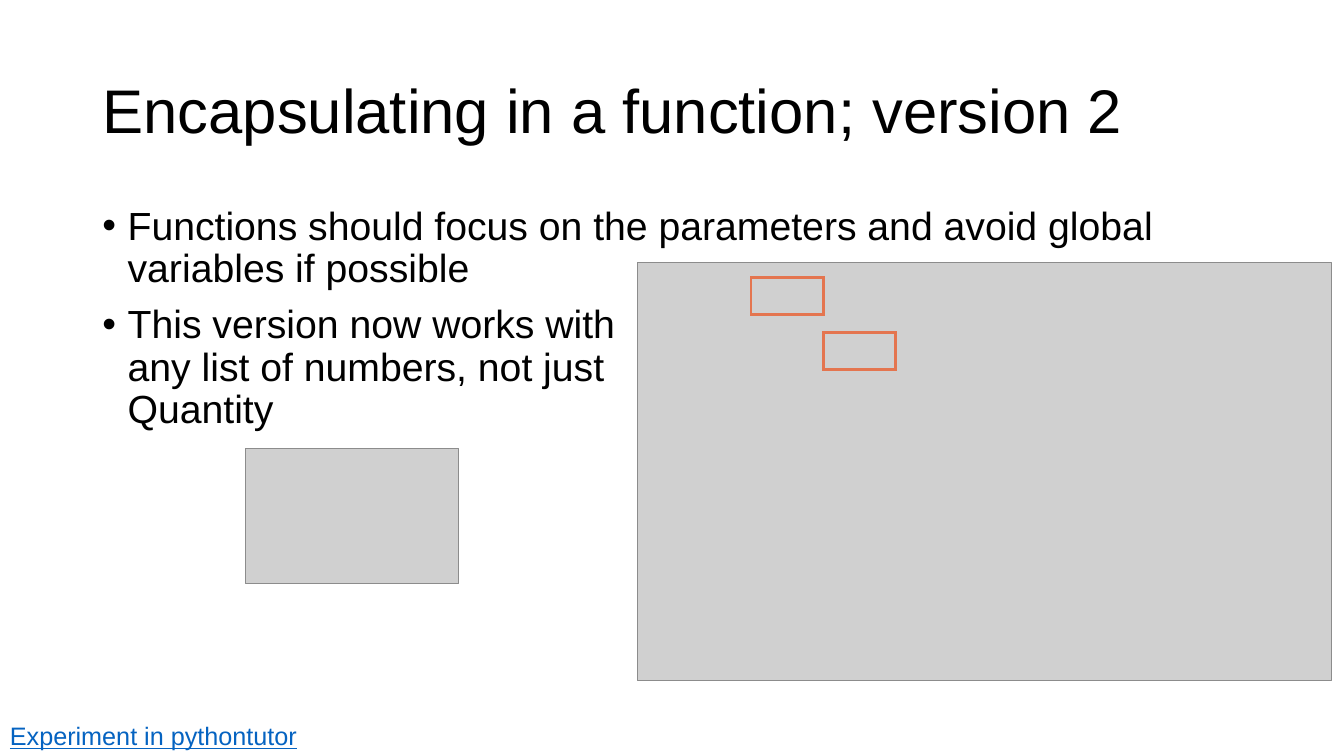
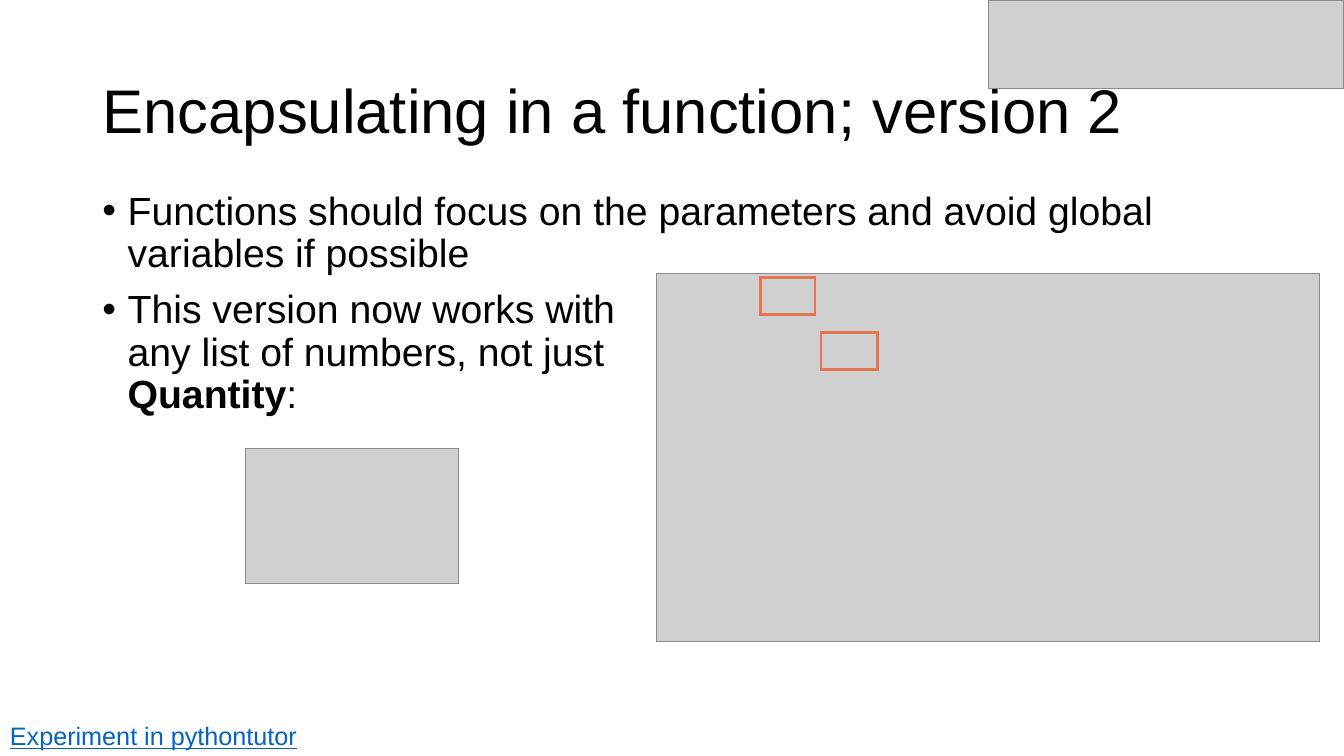
Before and after one commit to parrt/msds501, a slide deck: slide 17 of slides/functions.pptx (slide 15 before the commit). Drawn at 1344x756 pixels with LibreOffice and Linux fonts; fonts in the diff are those of the drawing; grey boxes stand for pictures; background and template pictures are left out. Boxes give left, top, right and bottom in pixels: in the first picture for what was removed or moved away, otherwise in the second. Text is boxed around its words. In the diff, an @@ line names an element or a change of style, - is before the commit and + after.

```diff
--- a/slides/functions.pptx
+++ b/slides/functions.pptx
@@ picture added at (988, 0, 1344, 89) @@
@@ text "Functions should focus on the ...": place and size @@
-text "Functions should focus on the ..." at (128, 211, 1153, 431)
+text "Functions should focus on the ..." at (128, 196, 1153, 416)
@@ text at (128, 294, 615, 416): text changed @@
-• This version now works with
-  any list of numbers, not just
-  Quantity
+• This version now works with
+  any list of numbers, not just
+  Quantity:
@@ picture: place and size @@
-picture at (637, 262, 1332, 681)
+picture at (657, 274, 1321, 642)
@@ rectangle: place and size @@
-rectangle at (751, 277, 824, 315)
+rectangle at (760, 277, 815, 315)
@@ rectangle: place and size @@
-rectangle at (824, 333, 896, 370)
+rectangle at (821, 333, 877, 370)
```
Also in this commit, not shown: 10 other slides changed, 8 slides added, 4 other files.
